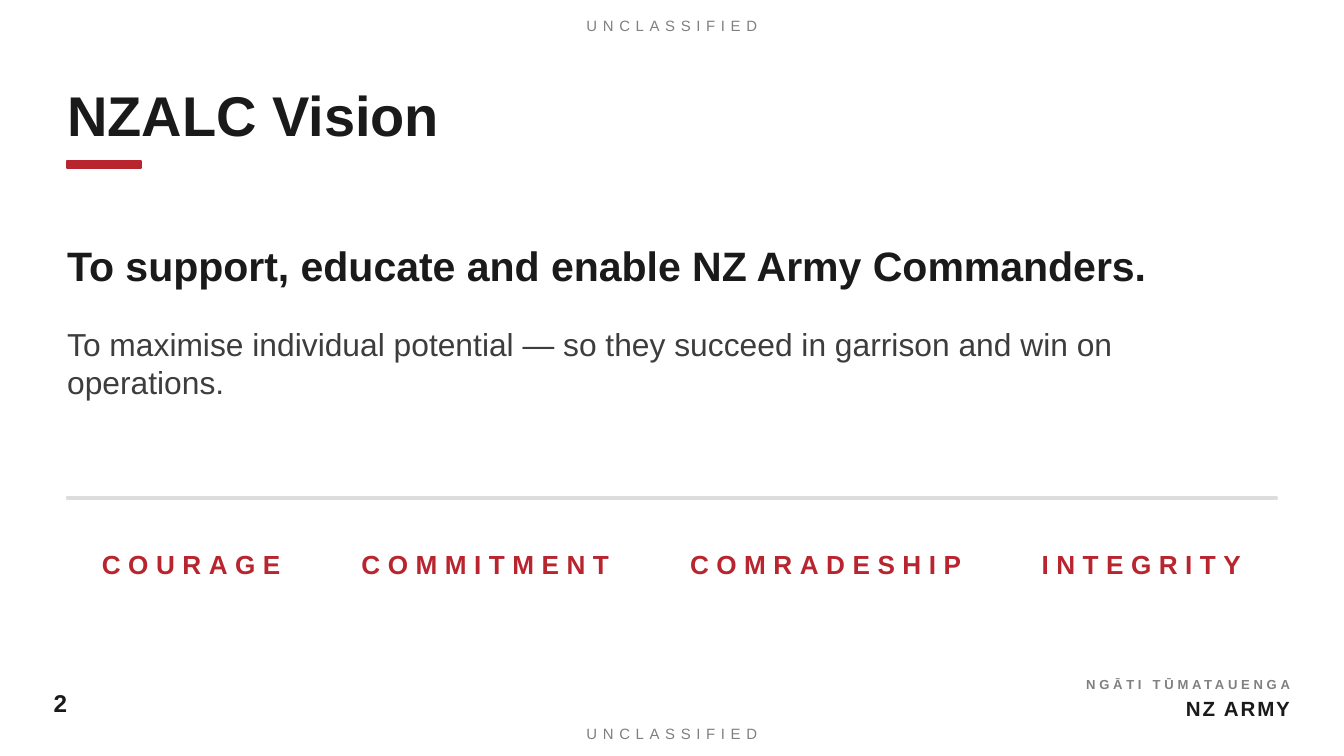
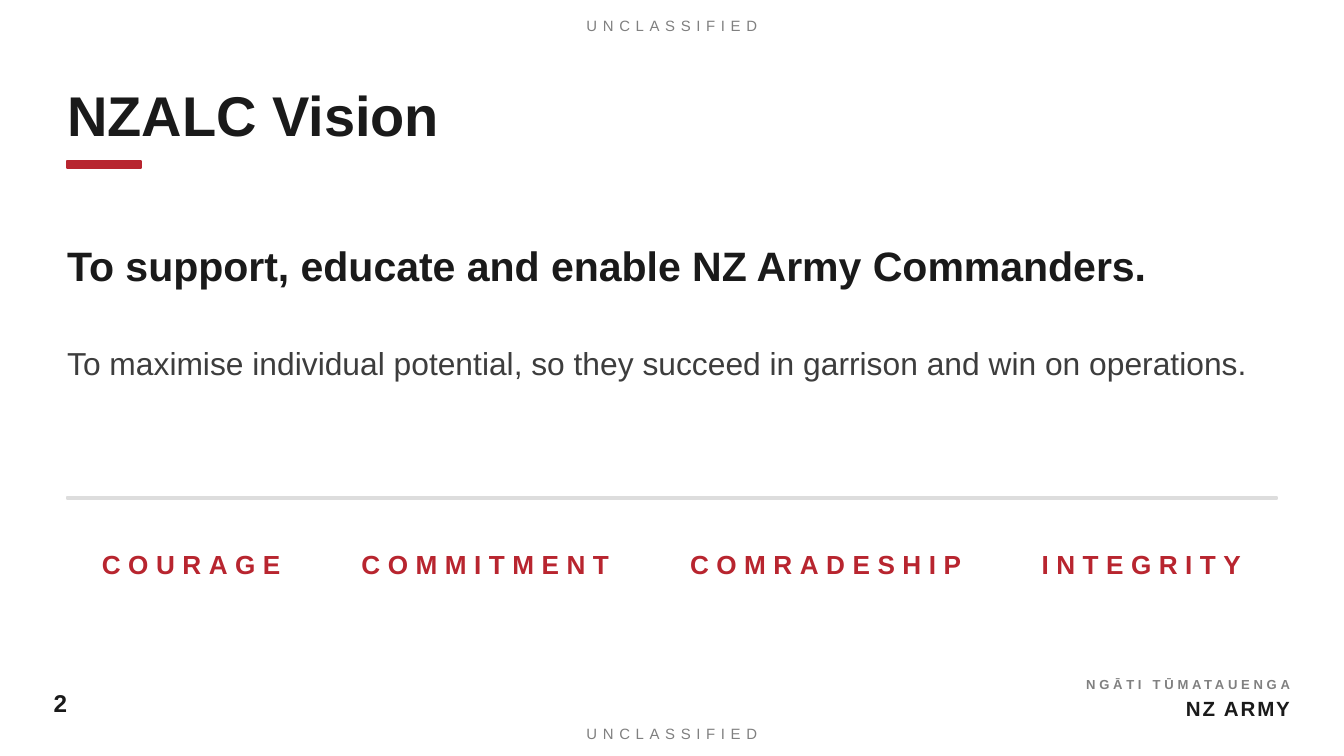
Before and after one commit to TacEdge/PUP, a slide deck: slide 2 of output/ci-opening-address-lead-teams.pptx. Drawn at 1344x756 pixels with LibreOffice and Linux fonts; fonts in the diff are those of the drawing. Boxes give left, top, right and bottom in pixels: in the first picture for what was removed or moved away, otherwise in the second. Text is boxed around its words. In the diff, an @@ line names an element or a change of style, - is before the commit and + after.

```diff
--- a/output/ci-opening-address-lead-teams.pptx
+++ b/output/ci-opening-address-lead-teams.pptx
@@ text at (67,352,1246,381): text changed @@
-To maximise individual potential — so they succeed in garrison and win on operations.
+To maximise individual potential, so they succeed in garrison and win on operations.
```
Also in this commit, not shown: 7 other slides changed, 1 other file.
